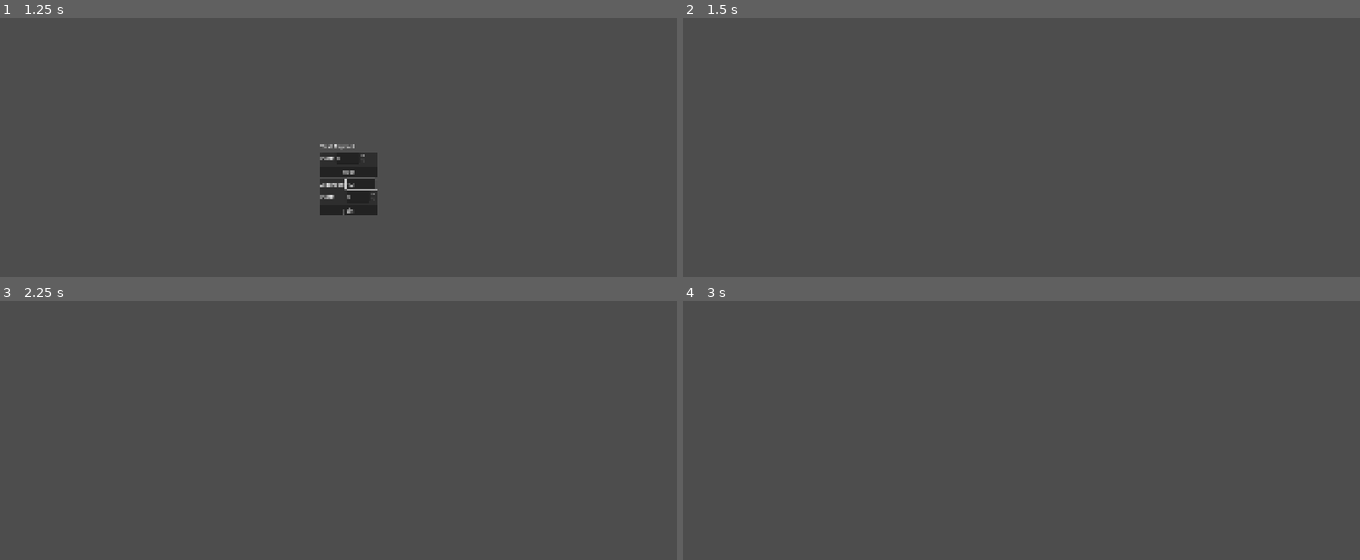
Above: before the commit, frames 1-4 (two rows, left to right).
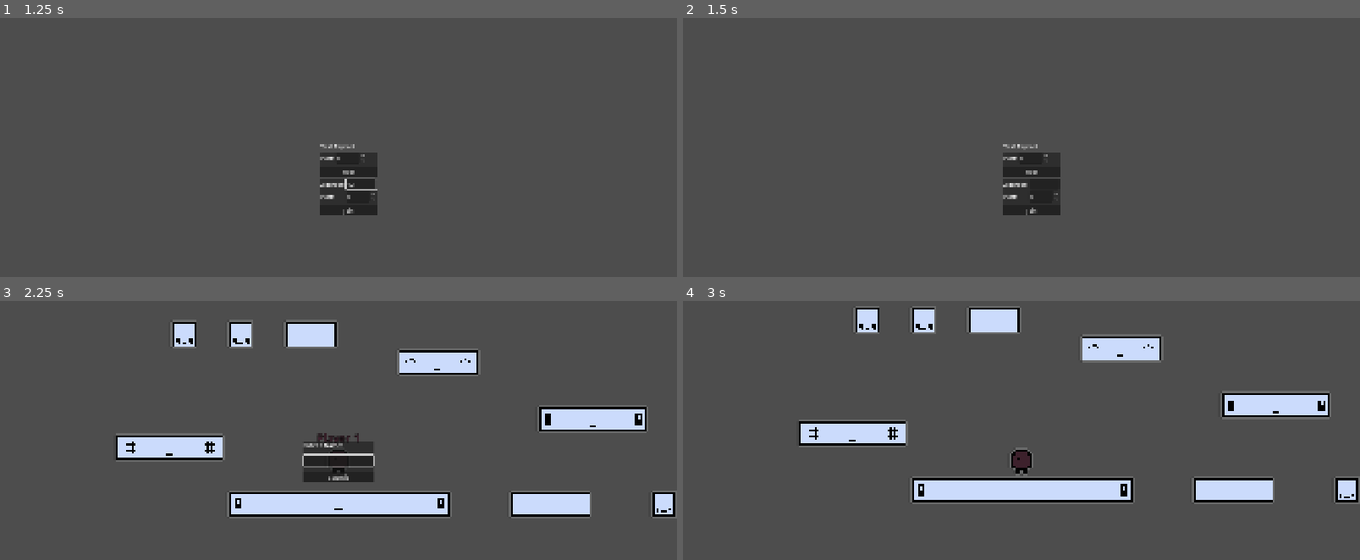
Above: after the commit, the same moments.

Repository: Mrneptune11/Unlimited-Games-Jam
Game: Godot game, scene res://Main/Lobby/Lobby.tscn
Same seed, same stepped clock (60 frames per second), same inputs: the game is played once before the commit and once after it.
Inputs (mouse positions are in pixels of both pictures, inside the frame that each line leads up to):
- Up to frame 1 (1.25 s): click (358, 183) at 0.52 s; type "12" at 0.6 s
- Up to frame 2 (1.5 s): click "Join" at 1.25 s
- Up to frame 3 (2.25 s): click (352, 453) at 2 s, where only the run after the commit has a clickable "Host"
- Up to frame 4 (3 s): click (1021, 477) at 2.75 s, where only the run after the commit has a clickable "Submit"

Frame 1 is identical in both runs. In frame 2, 2.0% of the frame differs, in the area x 47-56%, y 48-77%; in frame 3, 14%, in the area x 17-100%, y 7-84%; in frame 4, 12%.

Commit message:
connection failure messages

Diff:
--- a/Main/Lobby/lobby.gd
+++ b/Main/Lobby/lobby.gd
@@ -62,7 +62,14 @@
 
 func start_enet_client(address: String, port: int = DEFAULT_PORT) -> void:
 	var peer: ENetMultiplayerPeer = ENetMultiplayerPeer.new()
-	peer.create_client(address, port)
+	var err:Error = peer.create_client(address, port)
+
+	#OS notification for incorrect host or port information
+	if err != OK:
+		OS.alert("Failed to connect using provided host information")
+		get_tree().change_scene_to_file("res://Main/Lobby/Lobby.tscn")
+		return
+
 	multiplayer.multiplayer_peer = peer
 
 func start_websocket_server(port: int = DEFAULT_PORT) -> void:
@@ -94,7 +101,9 @@
 	pass
 
 func _on_connection_failed() -> void:
-	pass
+	#Fails to connect to a valid host
+	OS.alert("Host connection failed")
+
 
 func _on_server_disconnected() -> void:
 	pass
